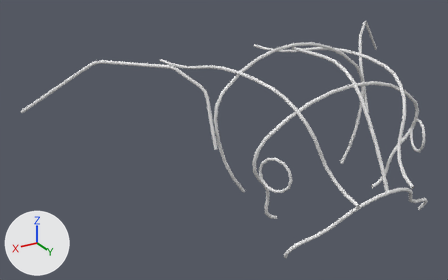
One commit to the OBJ model visualization/mesh/head.obj: the scene before it, then after it.
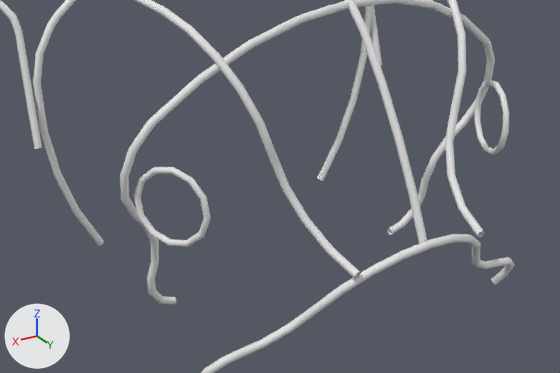
There are two pictures of each version: one whole from a 50 mm camera at (5.59, 13.38, 6.35) aimed at (0.9, 5.57, 2.45), one close up on the part from 44% to 100% of the width and 30% to 89% of the height. Lighting does not change. The marker at lower left points along +X, +Y and +Z. Materials are left out; every surface is plain grey. Where no turn or scale is listed for an object, it has been applied to the vertices.

Objects in the first close-up: 'head'.
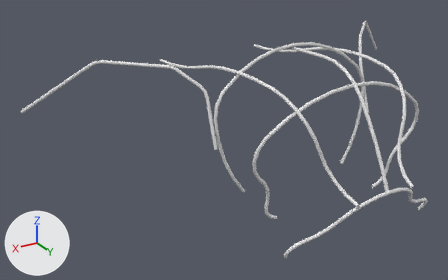
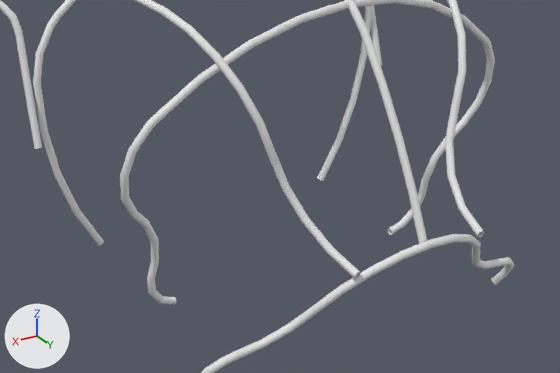
Pixel boxes (x1, y1, x2, y2) of what changed, in the close-ups (560 x 373 px):
part 1 of me_head, deleted: before (474, 80, 509, 155)
part 2 of me_head, deleted: before (134, 167, 211, 247)

What the commit changed:
me_head has 3669 vertices, 7338 faces and spans x -3.67..3.67, y 3.54..8.33, z 1.62..4.02.
me_head is used by ob_head; location (0.0, 0.0, 0.0).
me_head part 1: the loose piece of 111 vertices spanning x -1.41..-1.18, y 7.29..7.75, z 2.5..3.01 is deleted.
me_head part 2: the loose piece of 111 vertices spanning x 1.18..1.41, y 7.29..7.75, z 2.5..3.01 is deleted.
